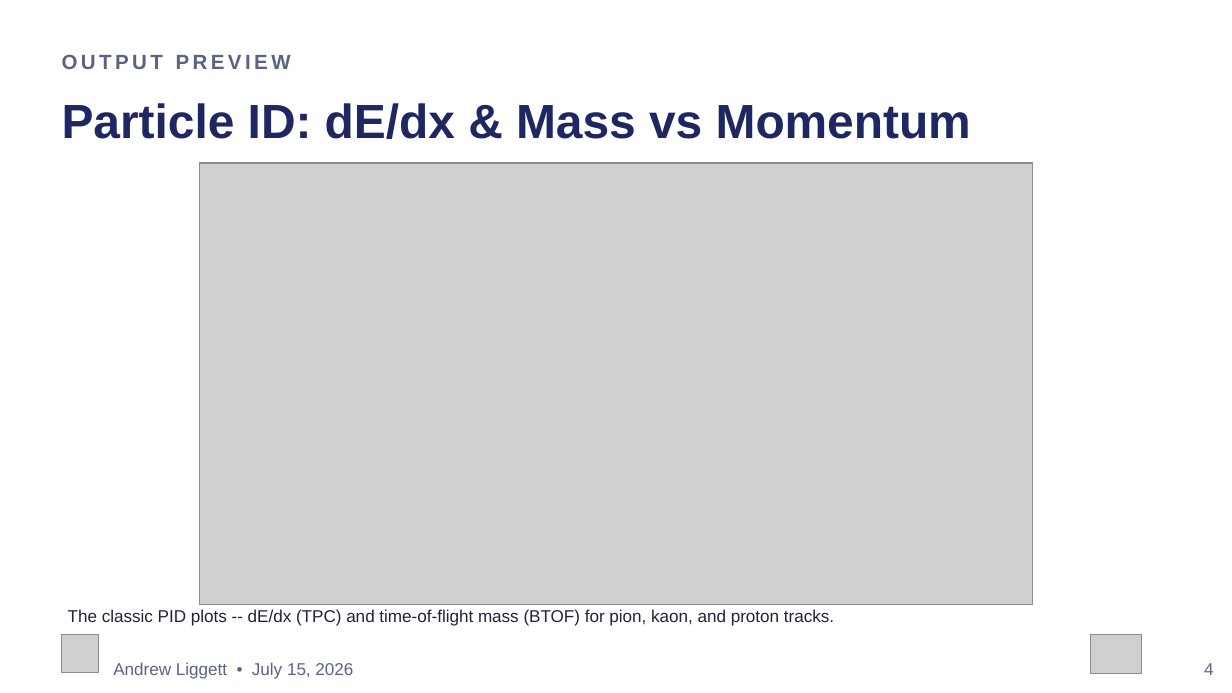
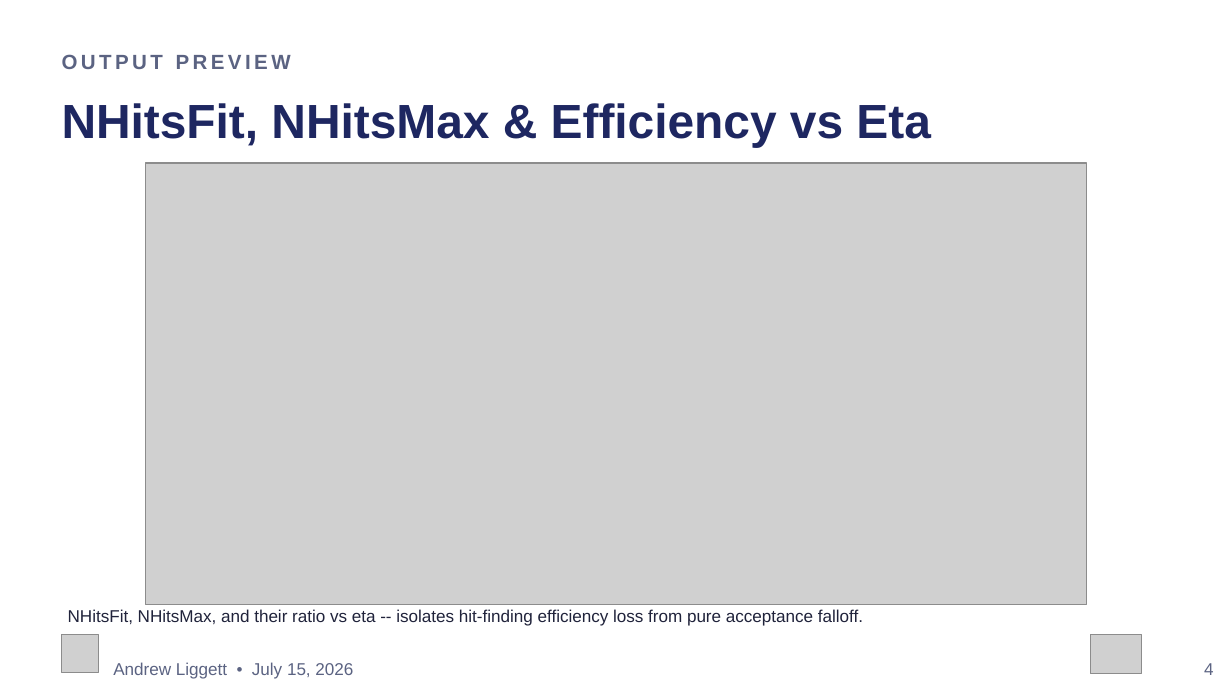
Before and after one commit to liggett2820/lightflavorspectra_OO200, a slide deck: slide 4 of docs/OO200_Spectra_Status_Update.pptx. Drawn at 1232x693 pixels with LibreOffice and Linux fonts; fonts in the diff are those of the drawing; grey boxes stand for pictures. Boxes give left, top, right and bottom in pixels: in the first picture for what was removed or moved away, otherwise in the second. Text is boxed around its words. In the diff, an @@ line names an element or a change of style, - is before the commit and + after.

Commit message:
Repurpose slide 4 (was PID) into NHitsFit/NHitsMax/efficiency-vs-eta output preview

```diff
--- a/docs/OO200_Spectra_Status_Update.pptx
+++ b/docs/OO200_Spectra_Status_Update.pptx
@@ text at (62,103,931,147): text changed @@
-Particle ID: dE/dx & Mass vs Momentum
+NHitsFit, NHitsMax & Efficiency vs Eta
@@ picture: place and size @@
-picture at (200,163,1034,605)
+picture at (145,163,1087,605)
@@ text at (68,609,863,626): text changed @@
-The classic PID plots -- dE/dx (TPC) and time-of-flight mass (BTOF) for pion, kaon, and proton tracks.
+NHitsFit, NHitsMax, and their ratio vs eta -- isolates hit-finding efficiency loss from pure acceptance falloff.
```
